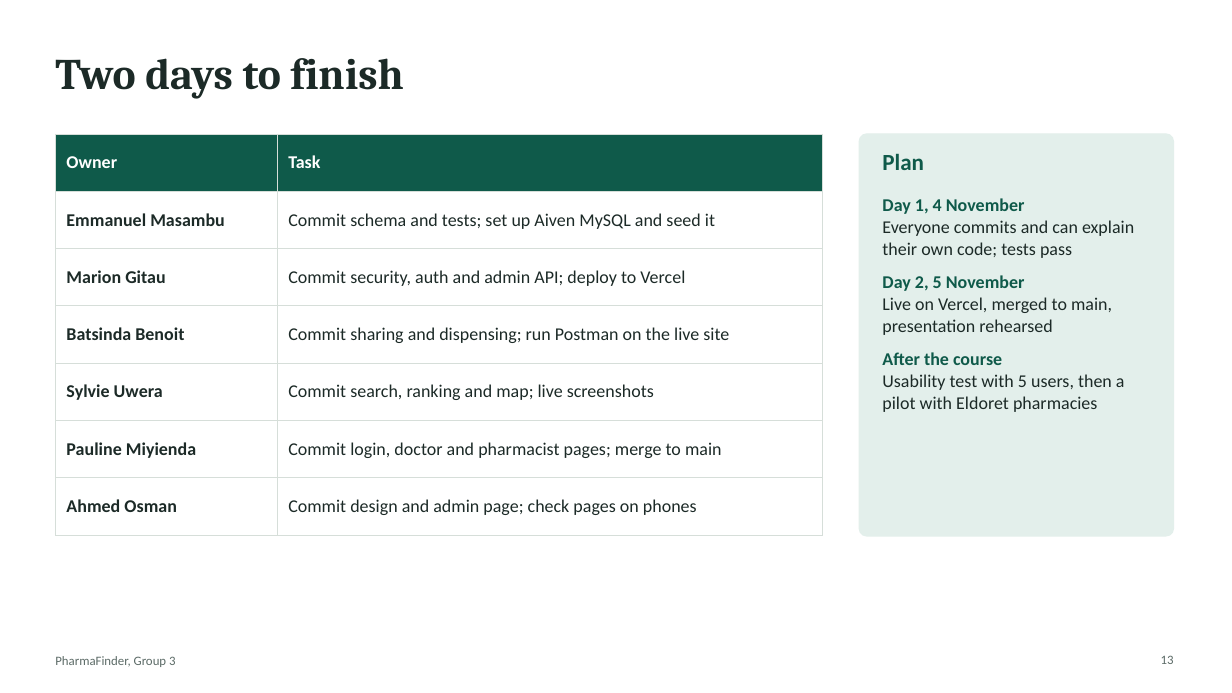
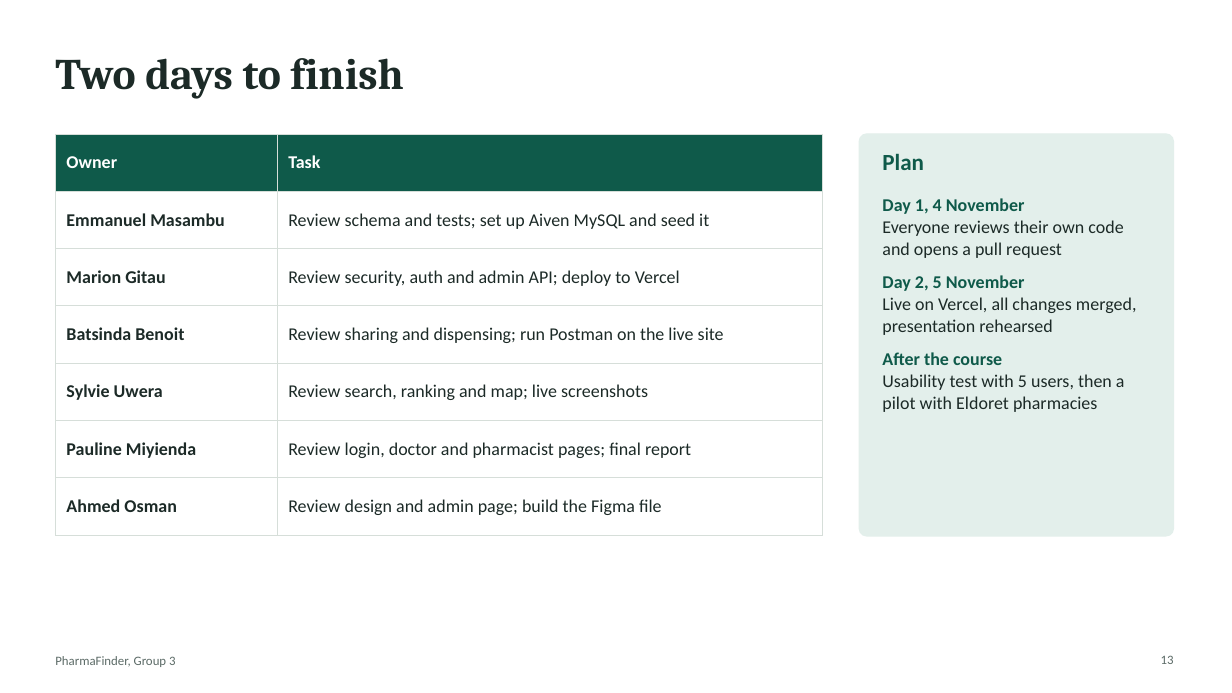
Before and after one commit to EMANU02004/Pharma, a slide deck: slide 13 of docs/presentation/PharmaFinder_Technical_Presentation.pptx. Drawn at 1232x693 pixels with LibreOffice and Linux fonts; fonts in the diff are those of the drawing. Boxes give left, top, right and bottom in pixels: in the first picture for what was removed or moved away, otherwise in the second. Text is boxed around its words. In the diff, an @@ line names an element or a change of style, - is before the commit and + after.

```diff
--- a/docs/presentation/PharmaFinder_Technical_Presentation.pptx
+++ b/docs/presentation/PharmaFinder_Technical_Presentation.pptx
@@ table at <box>55,134,823,519</box> @@
-row 2, column 2: Commit schema and tests; set up Aiven MySQL and seed it
+row 2, column 2: Review schema and tests; set up Aiven MySQL and seed it
-row 3, column 2: Commit security, auth and admin API; deploy to Vercel
+row 3, column 2: Review security, auth and admin API; deploy to Vercel
-row 4, column 2: Commit sharing and dispensing; run Postman on the live site
+row 4, column 2: Review sharing and dispensing; run Postman on the live site
-row 5, column 2: Commit search, ranking and map; live screenshots
+row 5, column 2: Review search, ranking and map; live screenshots
-row 6, column 2: Commit login, doctor and pharmacist pages; merge to main
+row 6, column 2: Review login, doctor and pharmacist pages; final report
-row 7, column 2: Commit design and admin page; check pages on phones
+row 7, column 2: Review design and admin page; build the Figma file
@@ text at <box>882,220,1123,258</box>: text changed @@
-Everyone commits and can explain their own code; tests pass
+Everyone reviews their own code and opens a pull request
@@ text at <box>882,297,1137,335</box>: text changed @@
-Live on Vercel, merged to main, presentation rehearsed
+Live on Vercel, all changes merged, presentation rehearsed
```
Also in this commit, not shown: 3 other files.
